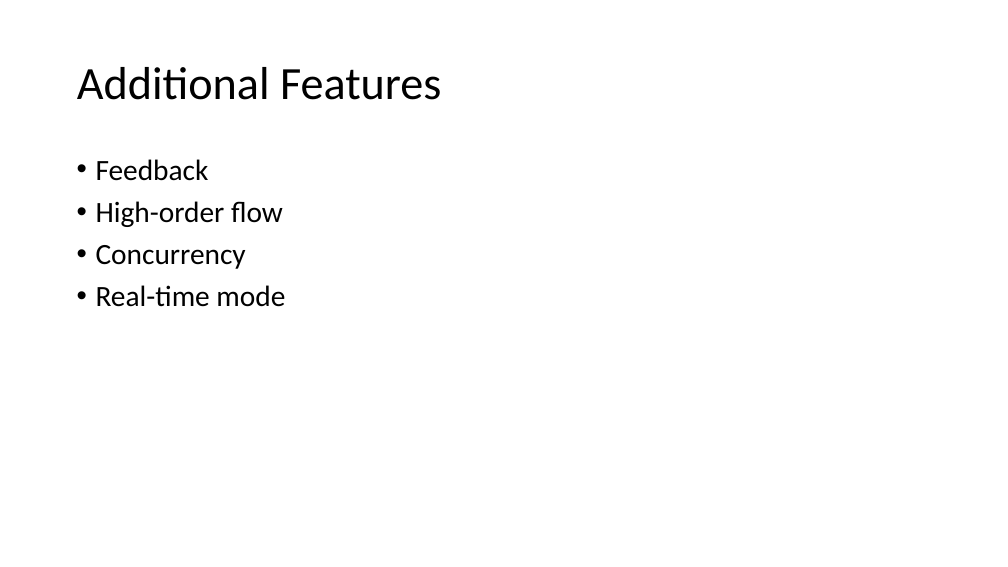
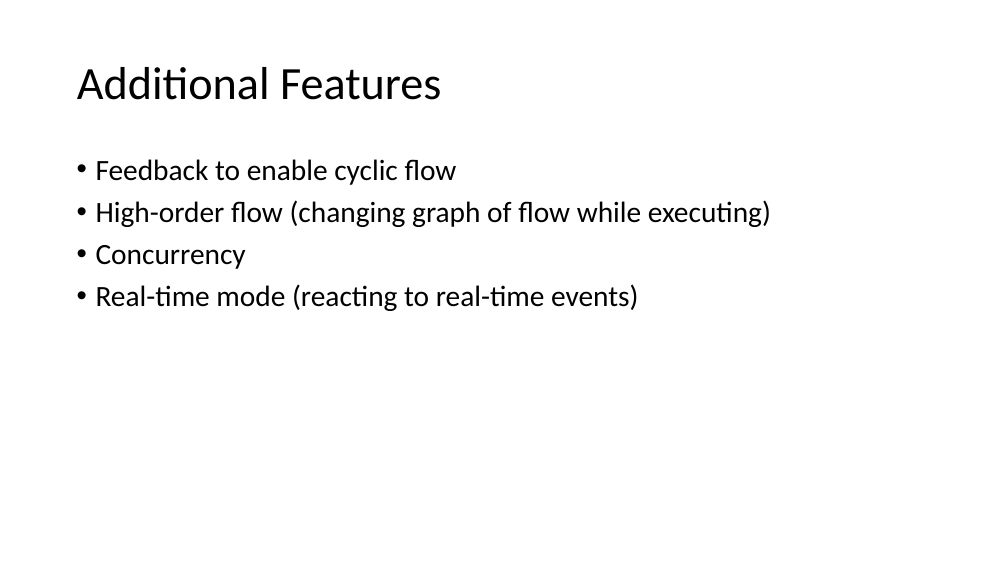
Before and after one commit to tengso/pyflow, a slide deck: slide 10 of flow/pyflow.ppt. Drawn at 1008x567 pixels with LibreOffice and Linux fonts; fonts in the diff are those of the drawing. Boxes give left, top, right and bottom in pixels: in the first picture for what was removed or moved away, otherwise in the second. Text is boxed around its words. In the diff, an @@ line names an element or a change of style, - is before the commit and + after.

Commit message:
Added pdf slides

```diff
--- a/flow/pyflow.ppt
+++ b/flow/pyflow.ppt
@@ text at bbox=[96, 159, 771, 227]: text changed @@
-• Feedback
-• High-order flow
+• Feedback to enable cyclic flow
+• High-order flow (changing graph of flow while executing)
@@ text at bbox=[96, 284, 638, 311]: text changed @@
-• Real-time mode
+• Real-time mode (reacting to real-time events)
```
Also in this commit, not shown: 8 other slides changed, 1 slide added, 1 slide removed, 1 other file.
